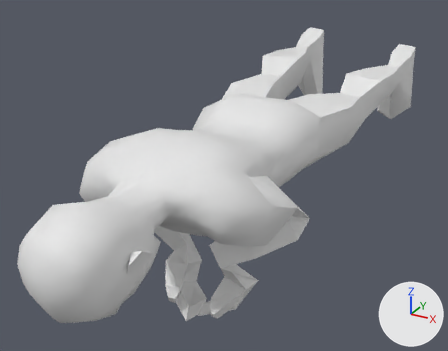
Two versions of the FBX model Contents/mods/Mixology/42/media/anims_X/Bob/TTRP-ChugjugIdle.fbx, one commit apart.
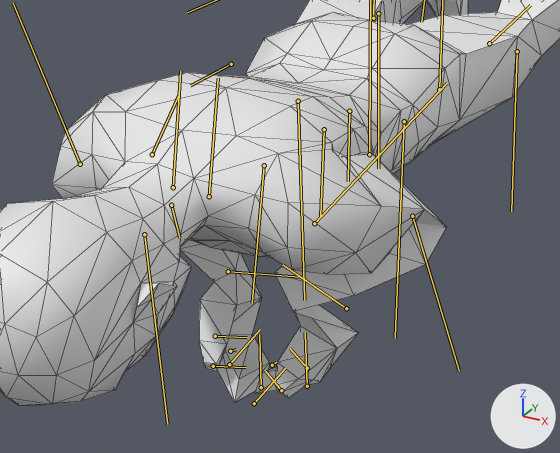
There are two pictures of each version: one whole from a camera (50 mm lens) standing at (0.0815, -0.2881, 0.0752) and looking at (-0.0105, -0.1208, -0.0084), one close up on the part from 11% to 84% of the width and 24% to 100% of the height. The axes (+X, +Y, +Z) are drawn at lower right. The lights are the same throughout. Both versions are drawn at frame 1 of the action 'Bip01|CircleAction'; the numbers are the values there. The bones that bend it are drawn over the model as lines in the close-ups. The close-ups show mesh edges as thin lines.

Objects in the first close-up: 'Body_NoDress'.
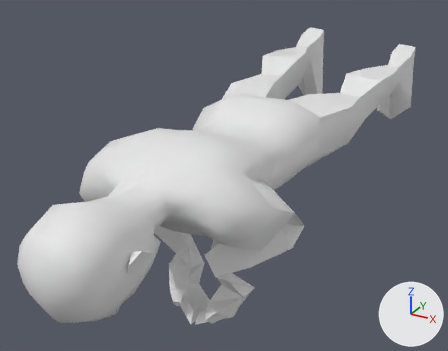
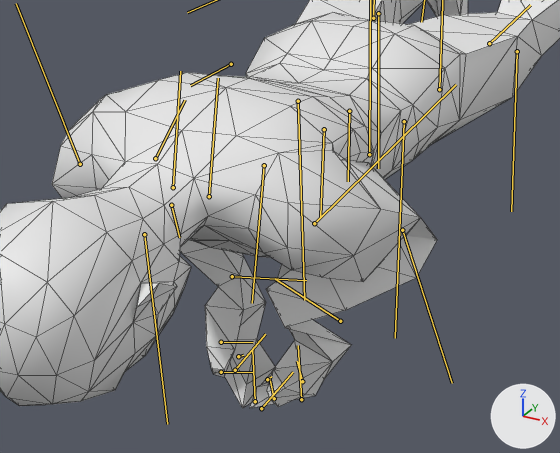
Where the change shows, as pixel boxes [x1, y1, x2, y2] in the close-ups (560 x 453 px):
'Body_NoDress', posed: before [0, 0, 560, 406]; after [0, 0, 560, 408]
bone 'Bip01_L_UpperArm', root to tip: before (314, 223) to (447, 83); after (314, 223) to (456, 84)
bone 'Bip01_L_Forearm', root to tip: before (412, 216) to (459, 370); after (402, 230) to (452, 383)
bone 'Bip01_L_Finger0', root to tip: before (307, 368) to (290, 348); after (302, 381) to (297, 361)
bone 'Bip01_R_UpperArm', root to tip: before (80, 164) to (13, 3); after (80, 164) to (16, 3)
bone 'Bip01_R_Hand', root to tip: before (228, 271) to (301, 277); after (232, 276) to (306, 280)

The edits, one by one:
Bone 'Bip01_L_UpperArm' (bone_bip01_l_upperarm) turns from (-24, 61, -65) to (-32, 57, -74) degrees about its own x, y and z.
Bone 'Bip01_L_Forearm' (bone_bip01_l_forearm) turns from (50, 2, -133) to (50, 1, -127) degrees about its own x, y and z.
Bone 'Bip01_L_Finger0' (bone_bip01_l_finger0) turns from (0, 0, 0) to (15, -4, 18) degrees about its own x, y and z.
Bone 'Bip01_R_UpperArm' (bone_bip01_r_upperarm) turns from (22, -59, -60) to (25, -59, -64) degrees about its own x, y and z.
Bone 'Bip01_R_Hand' (bone_bip01_r_hand) turns from (21, -32, -43) to (17, -31, -42) degrees about its own x, y and z.
